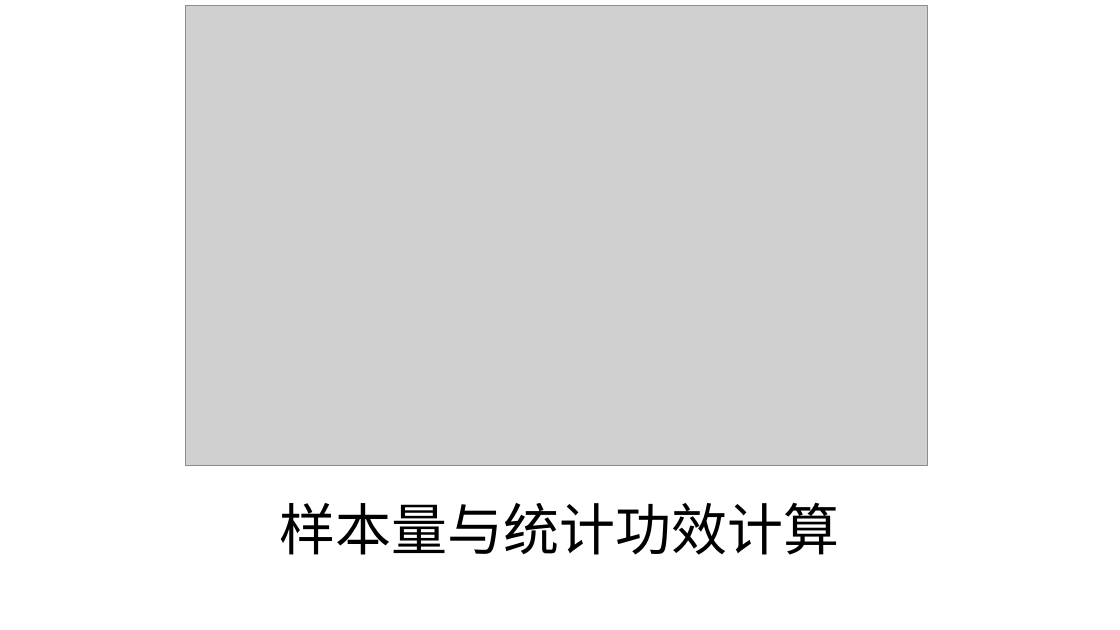
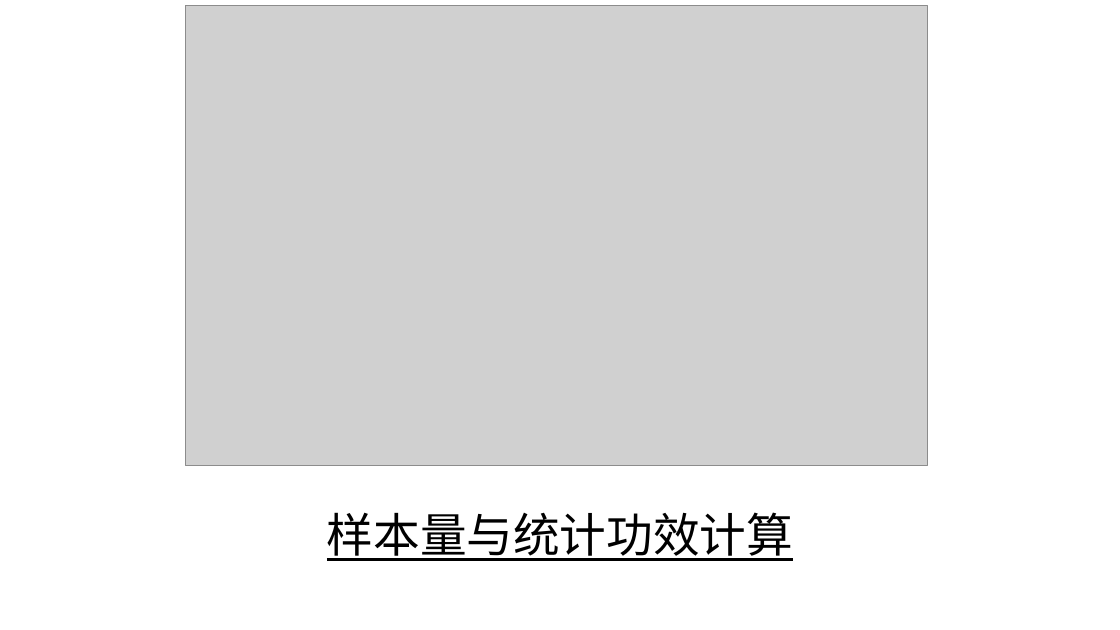
Before and after one commit to gc5k/Notes, a slide deck: slide 1 of Teach/ppt/HZMed_pw.pptx. Drawn at 1120x630 pixels with LibreOffice and Linux fonts; fonts in the diff are those of the drawing; grey boxes stand for pictures. Boxes give left, top, right and bottom in pixels: in the first picture for what was removed or moved away, otherwise in the second. Text is boxed around its words. In the diff, an @@ line names an element or a change of style, - is before the commit and + after.

```diff
--- a/Teach/ppt/HZMed_pw.pptx
+++ b/Teach/ppt/HZMed_pw.pptx
@@ title "样本量与统计功效计算" at [327,512,793,561]: size 48 to 40 pt, underline on @@
```
Also in this commit, not shown: 1 other slide changed, 9 slides added, 3 slides removed, 6 other files.
